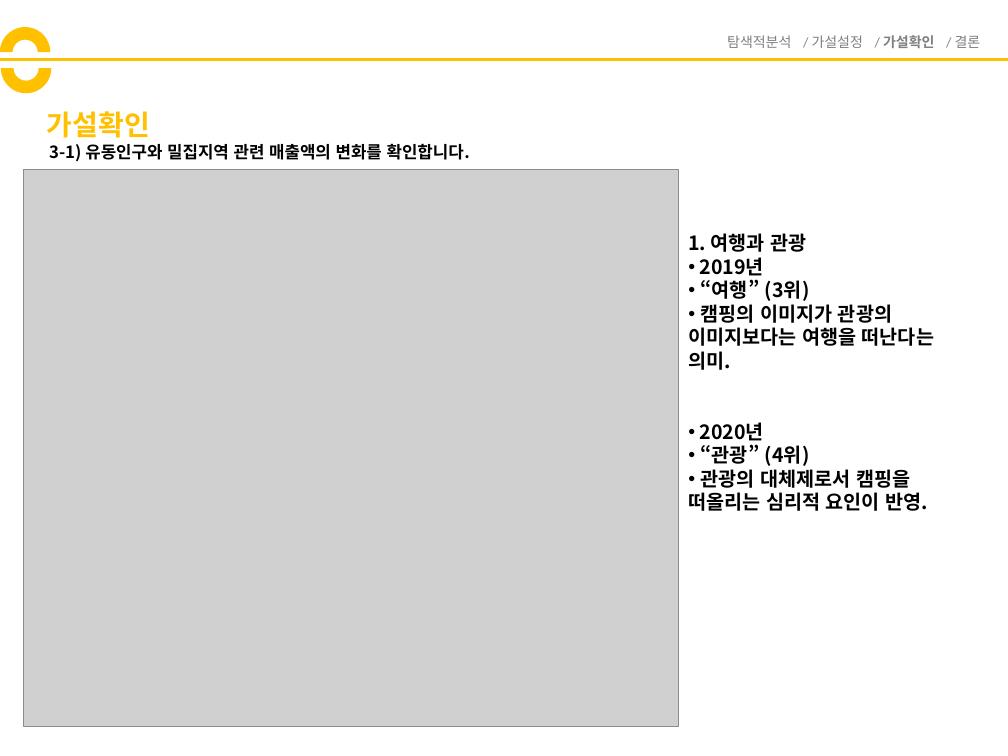
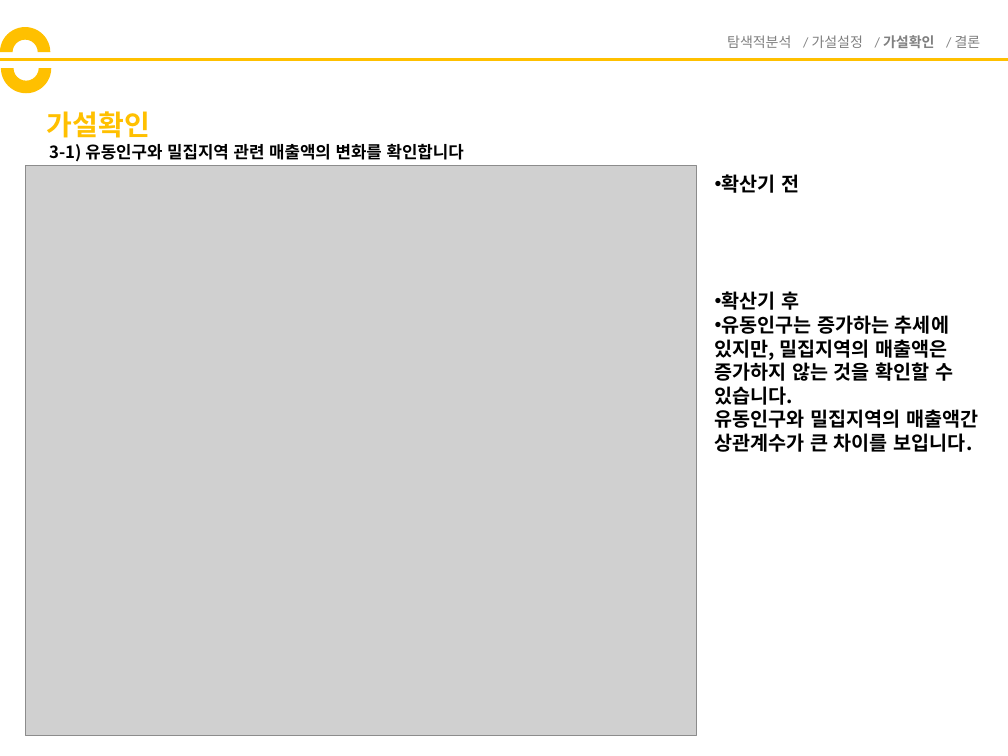
Before and after one commit to y0ngma/PostCorona, a slide deck: slide 3 of 가설확인.pptx. Drawn at 1008x756 pixels with LibreOffice and Linux fonts; fonts in the diff are those of the drawing; grey boxes stand for pictures. Boxes give left, top, right and bottom in pixels: in the first picture for what was removed or moved away, otherwise in the second. Text is boxed around its words. In the diff, an @@ line names an element or a change of style, - is before the commit and + after.

```diff
--- a/가설확인.pptx
+++ b/가설확인.pptx
@@ text at (49, 143, 464, 162): text changed @@
-3-1) 유동인구와 밀집지역 관련 매출액의 변화를 확인합니다.
+3-1) 유동인구와 밀집지역 관련 매출액의 변화를 확인합니다
@@ picture: place and size @@
-picture at (24, 170, 678, 727)
+picture at (25, 165, 697, 736)
@@ text at (715, 174, 978, 452): text changed @@
-1. 여행과 관광
-• 2019년
-• “여행” (3위)
-• 캠핑의 이미지가 관광의 이미지보다는 여행을 떠난다는 의미.
-• 2020년
-• “관광” (4위)
-• 관광의 대체제로서 캠핑을 떠올리는 심리적 요인이 반영.
+• 확산기 전
+• 확산기 후
+• 유동인구는 증가하는 추세에 있지만, 밀집지역의 매출액은 증가하지 않는 것을 확인할 수 있습니다.
+유동인구와 밀집지역의 매출액간 상관계수가 큰 차이를 보입니다.
```
Also in this commit, not shown: 5 other slides changed, 1 slide added, 3 other files.
